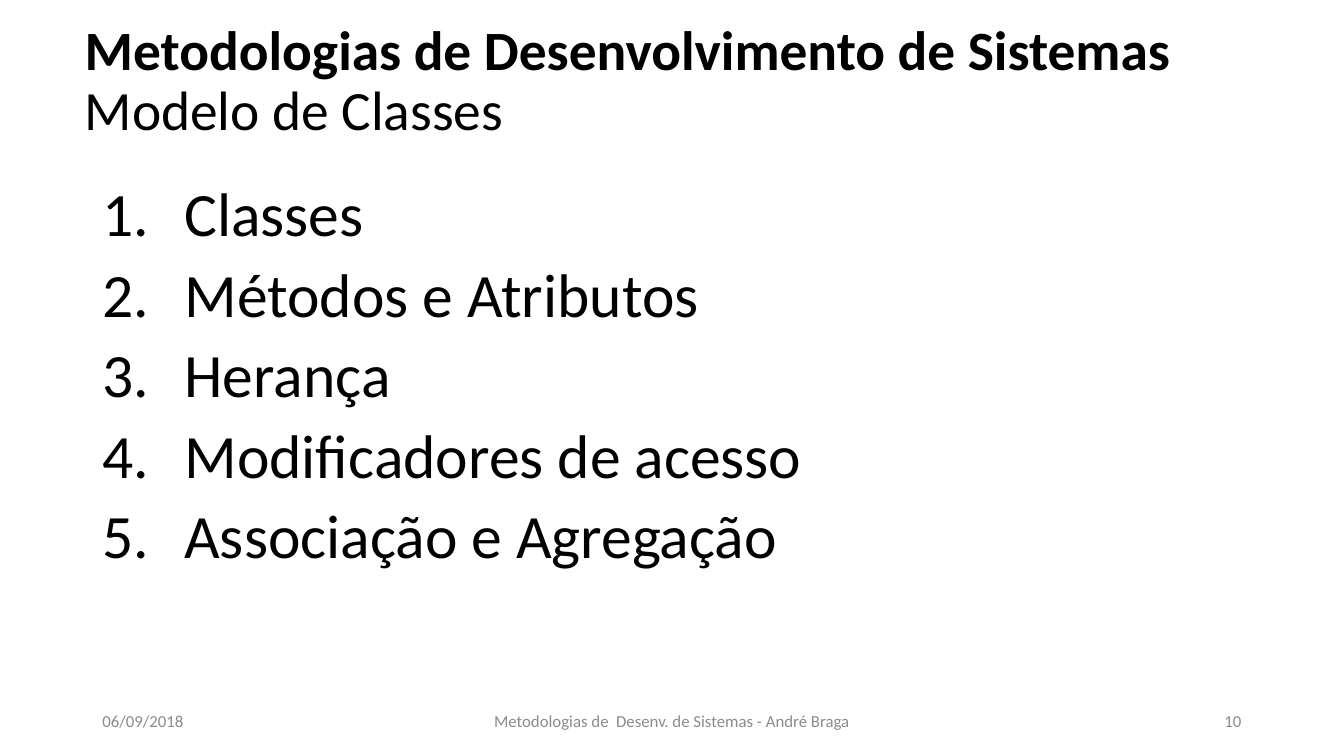
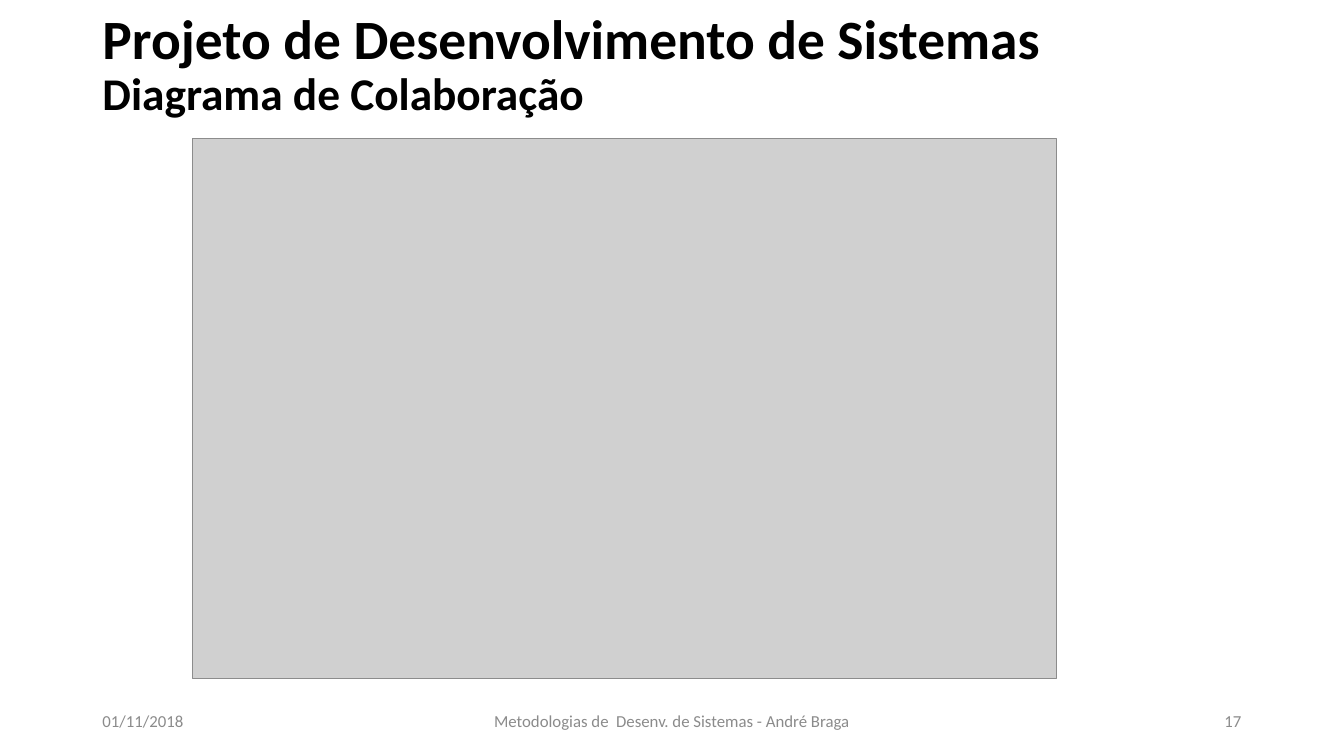
Before and after one commit to LeoCaronezi/CURSOS, a slide deck: slide 17 of Metodologias de Desenvolvimento de Sistemas/CCT0431 - METE DES DE SIST_Aula_04_2018_02 .pptx (slide 10 before the commit). Drawn at 1344x756 pixels with LibreOffice and Linux fonts; fonts in the diff are those of the drawing; grey boxes stand for pictures. Boxes give left, top, right and bottom in pixels: in the first picture for what was removed or moved away, otherwise in the second. Text is boxed around its words. In the diff, an @@ line names an element or a change of style, - is before the commit and + after.

Commit message:
Met Desenvolvimento de Sistemas

```diff
--- a/Metodologias de Desenvolvimento de Sistemas/CCT0431 - METE DES DE SIST_Aula_04_2018_02 .pptx
+++ b/Metodologias de Desenvolvimento de Sistemas/CCT0431 - METE DES DE SIST_Aula_04_2018_02 .pptx
@@ title at (102, 20, 1039, 118): text changed @@
-Metodologias de Desenvolvimento de Sistemas
-Modelo de Classes
+Projeto de Desenvolvimento de Sistemas
+Diagrama de Colaboração
@@ picture added at (193, 139, 1057, 680) @@
@@ text removed at (184, 193, 802, 569) @@
-1. Classes
-2. Métodos e Atributos
-3. Herança
-4. Modificadores de acesso
-5. Associação e Agregação
@@ text at (102, 715, 183, 728): text changed @@
-06/09/2018
+01/11/2018
@@ page number at (1224, 716, 1241, 727): text changed @@
-10
+17
```
Also in this commit, not shown: 10 other slides changed, 13 slides added, 2 slides removed, 1 other file.
